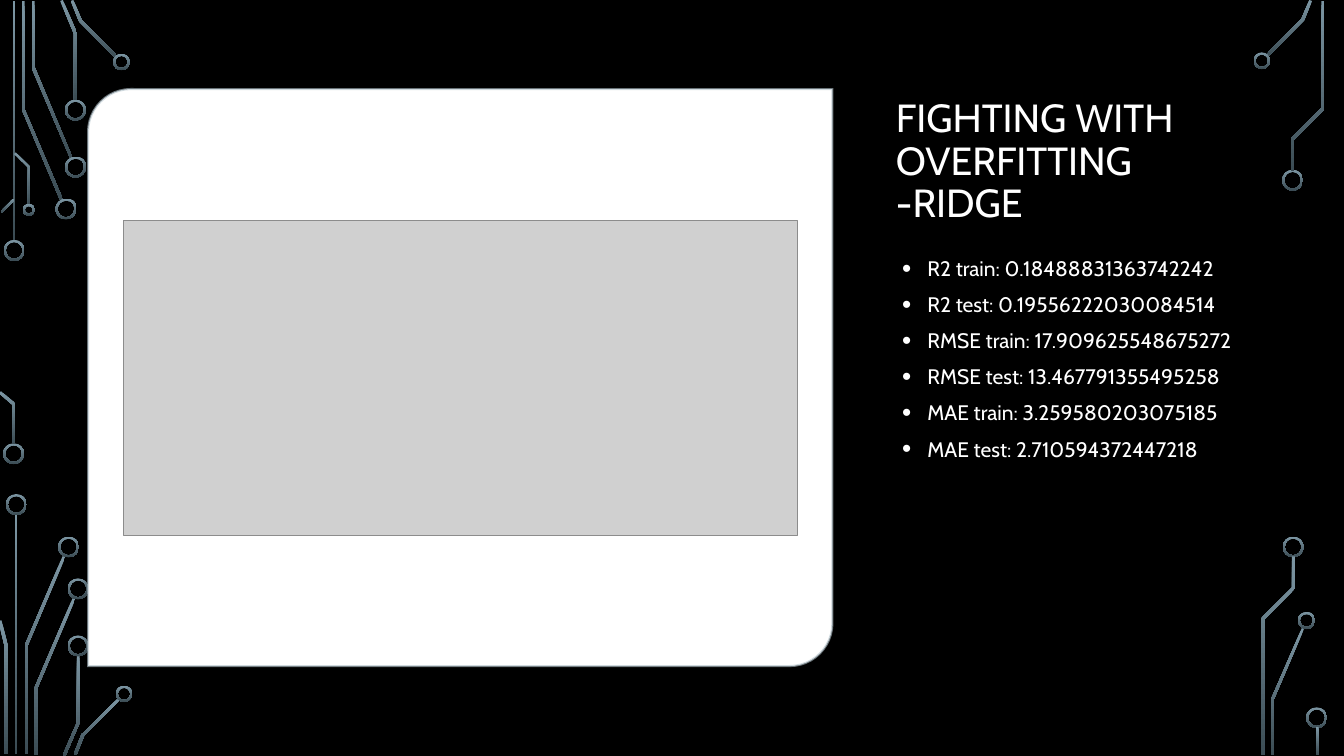
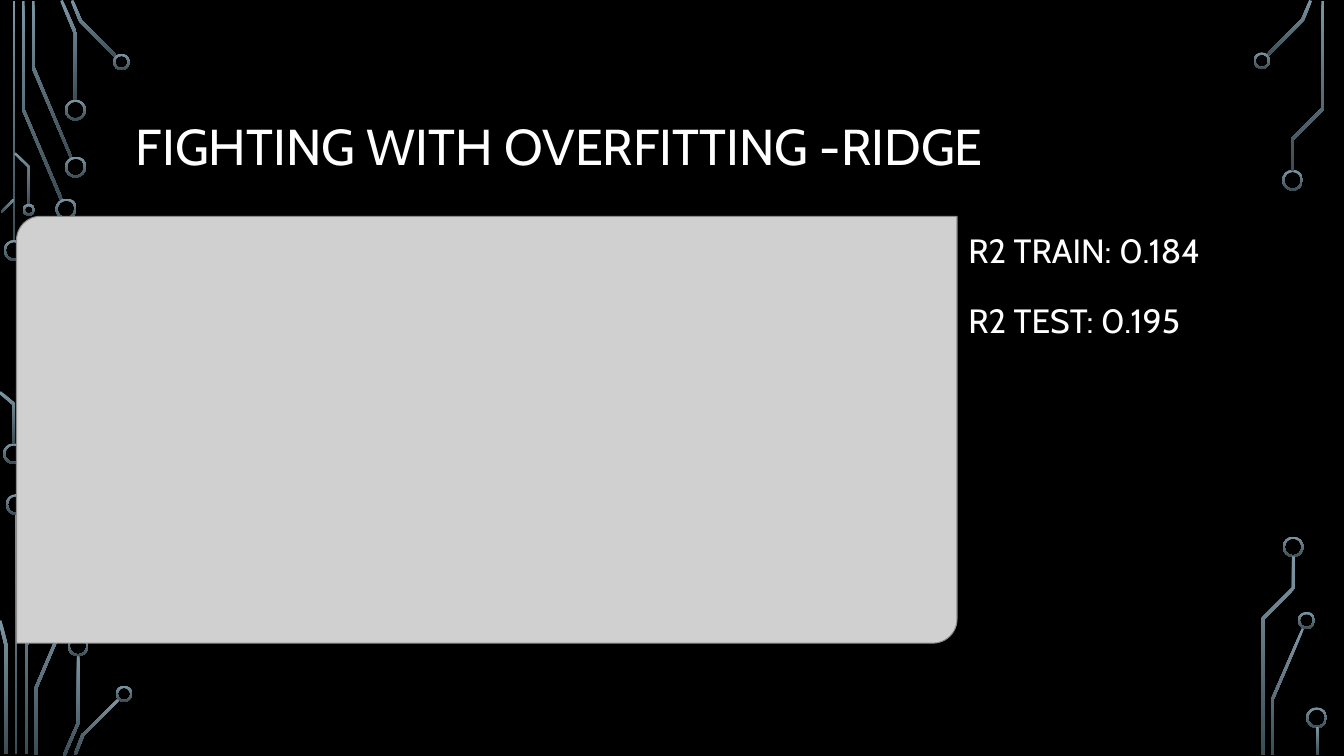
Before and after one commit to bugraefendi/ML-Grades, a slide deck: slide 13 of UpdateMachine Learning I Short Project.pptx (slide 10 before the commit). Drawn at 1344x756 pixels with LibreOffice and Linux fonts; fonts in the diff are those of the drawing; grey boxes stand for pictures; background and template pictures are left out. Boxes give left, top, right and bottom in pixels: in the first picture for what was removed or moved away, otherwise in the second. Text is boxed around its words. In the diff, an @@ line names an element or a change of style, - is before the commit and + after.

```diff
--- a/UpdateMachine Learning I Short Project.pptx
+++ b/UpdateMachine Learning I Short Project.pptx
@@ round diag rect removed at (88,89,832,665) @@
@@ title "FIGHTING WITH OVERFITTING -RIDGE": place and size @@
-title "FIGHTING WITH OVERFITTING -RIDGE" at (896,104,1173,218)
+title "FIGHTING WITH OVERFITTING -RIDGE" at (136,129,983,166)
@@ title "FIGHTING WITH OVERFITTING -RIDGE" at (136,129,983,166): size 28 to 36 pt; vertical alignment bottom to middle @@
@@ picture: place and size @@
-picture at (123,220,797,535)
+picture at (16,217,957,643)
@@ text added at (968,239,1200,334), 24 pt, text #FFFFFF @@
+R2 TRAIN: 0.184
+R2 TEST: 0.195
@@ text removed at (927,261,1232,458) @@
-• R2 train: 0.18488831363742242
-• R2 test: 0.19556222030084514
-• RMSE train: 17.909625548675272
-• RMSE test: 13.467791355495258
-• MAE train: 3.259580203075185
-• MAE test: 2.710594372447218
```
Also in this commit, not shown: 9 other slides changed, 3 slides added.
